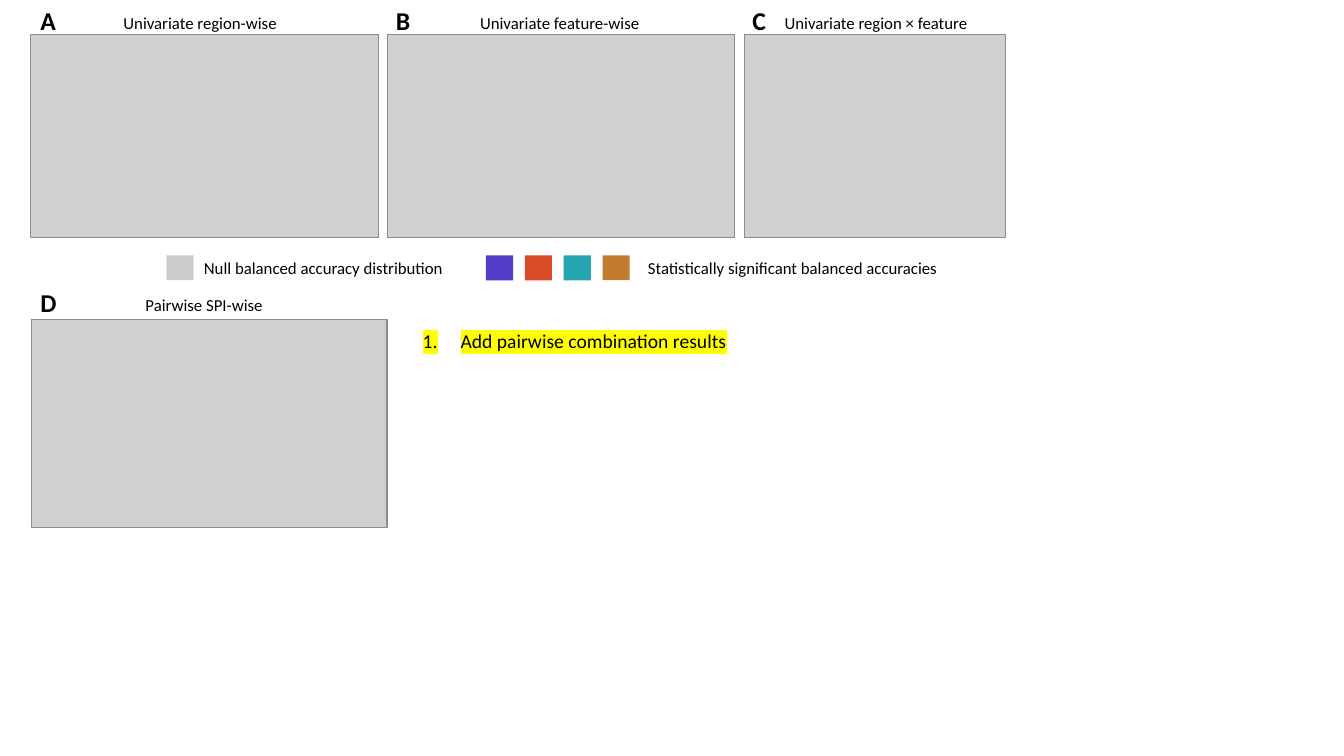
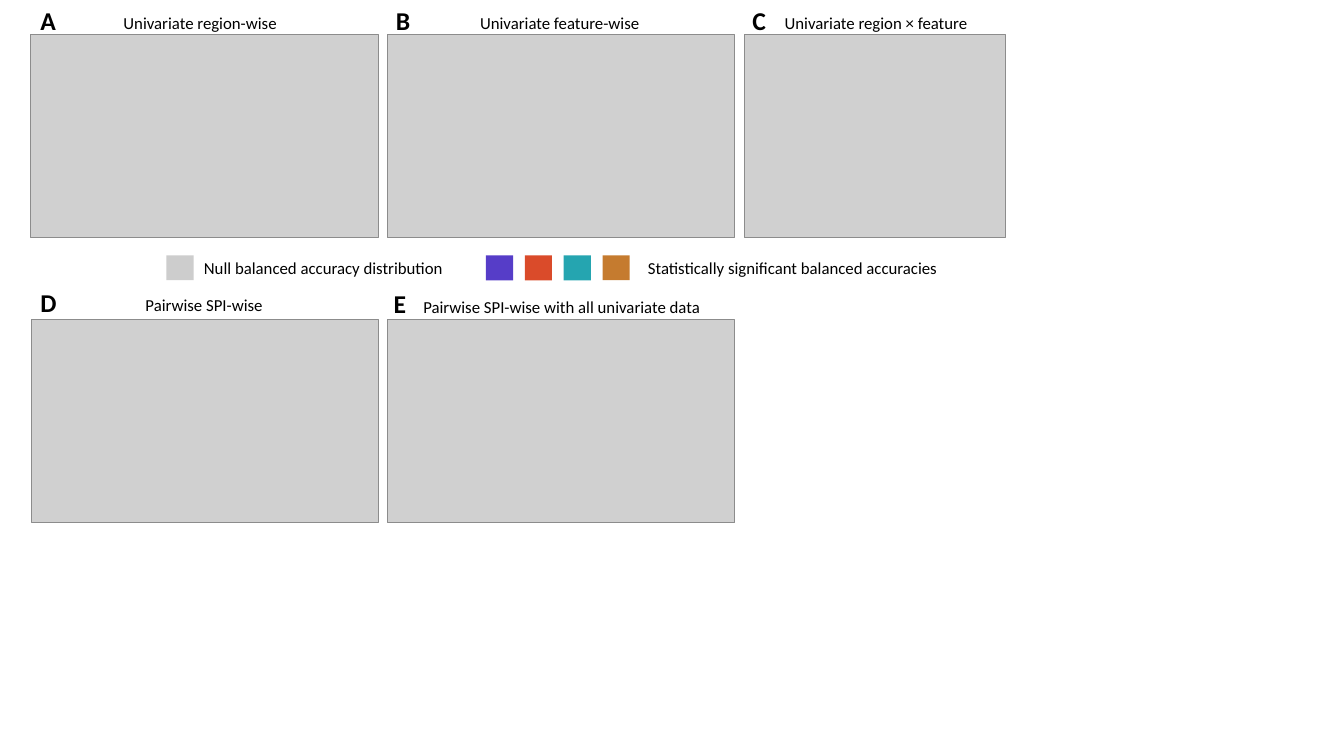
Before and after one commit to DynamicsAndNeuralSystems/fMRI_FeaturesDisorders, a slide deck: slide 2 of plots/Manuscript_Draft/null_visualisations/null_visualisations.pptx. Drawn at 1344x756 pixels with LibreOffice and Linux fonts; fonts in the diff are those of the drawing; grey boxes stand for pictures. Boxes give left, top, right and bottom in pixels: in the first picture for what was removed or moved away, otherwise in the second. Text is boxed around its words. In the diff, an @@ line names an element or a change of style, - is before the commit and + after.

```diff
--- a/plots/Manuscript_Draft/null_visualisations/null_visualisations.pptx
+++ b/plots/Manuscript_Draft/null_visualisations/null_visualisations.pptx
@@ text added at (394, 296, 406, 313), 18.2 pt, text #000000, bold @@
+E
@@ picture: place and size @@
-picture at (31, 320, 387, 527)
+picture at (31, 320, 378, 522)
@@ picture added at (387, 320, 735, 522) @@
@@ text added at (423, 301, 700, 313), 12 pt, text #000000 @@
+Pairwise SPI-wise with all univariate data
@@ text removed at (461, 334, 726, 351) @@
-1. Add pairwise combination results
```
Also in this commit, not shown: 43 other files.
